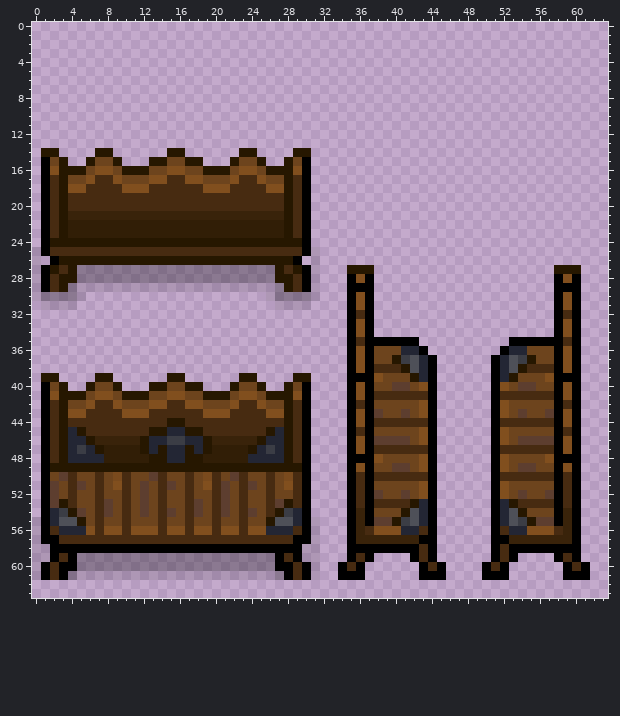
Pixel-art sprite -- src/main/resources/furniture_wip/dungeonbench.png. Above, as it was before the edit.
Colours within 5 levels of each other are drawn and written as one.
The result:
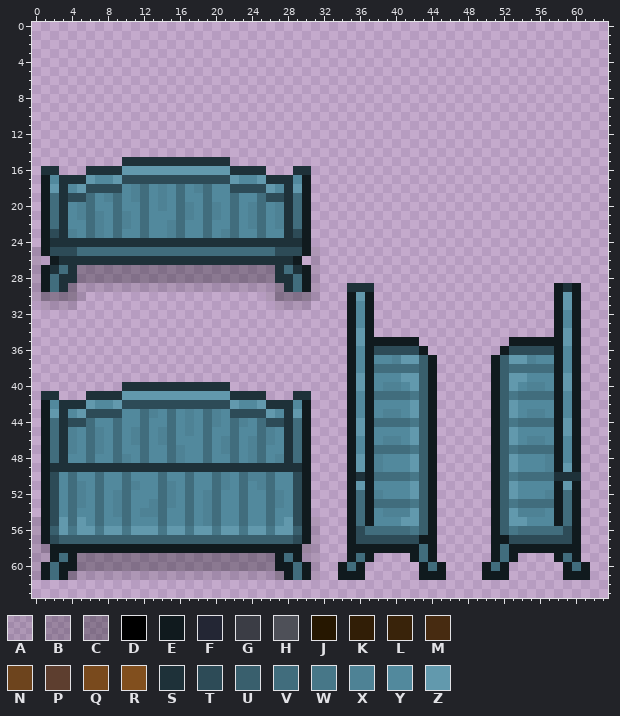
Palette (. is transparent): A #0000001d  B #00000037  C #0000004a  D #000000  E #101a1e  F #232634  G #3b3d45  H #4e5058  J #261700  K #311e06  L #39230a  M #472b11  N #6d441d  P #5d3e2f  Q #794a1d  R #814f1e  S #1e3139  T #2d4b57  U #395f6d  V #416d7d  W #477788  X #4e8295  Y #52899d  Z #6299ad
Changes in this commit:
file 128x128 -> 64x64 pixels (blocks of 2x2 -> 1x1; one block is one cell here)
Changed rows in their new state; - is an unchanged pixel.
first column x 1:
14 ..----..------..------..----..-------------------------------
15 ...--....SSSSSSSSSSSS....--...-------------------------------
16 SS...SSSSZZZZZZZZZZZZSSSS...SS-------------------------------
17 EYSSSZYYZTTTTTTTTTTTTZYYZSSSYE-------------------------------
18 EZSYZTTTTYXVYXYVYXVYYTTTTZYSZE-------------------------------
19 EVSTTVYXVYXVYXYVYYVYYVYYVTTSVE-------------------------------
20 EVSYXVYYVYYVYXYVXYVXYVYXVYXSVE-------------------------------
21 EVSYXVXYVXYVYYYVXYVXYVYXVYXSVE-------------------------------
22 EVSYYVXYVXYVYYXVYYVYYVYXVYXSVE-------------------------------
23 ETSXYVXYVYYVYYXVYYVYXVYYVYYSTE-------------------------------
24 ESSSSSSSSSSSSSSSSSSSSSSSSSSSSE-------------------------------
25 ETTTVVVVVVVVVVVVVVVVVVVVVVTTTE-------------------------------
26 -ESSSSSSSSSSSSSSSSSSSSSSSSSSE--------------------------------
27 ESVS----------------------SVSE----...--------------------...-
28 EVSS----------------------SSVE----...--------------------...-
29 EVS------------------------SVE----SSS--------------------ESE-
30 ----------------------------------EZE--------------------EZE-
31 ----------------------------------EYE--------------------EZE-
32 ----------------------------------EYE--------------------EYE-
33 ----------------------------------EYE--------------------EYE-
34 ----------------------------------EZE--------------------EZE-
35 ----------------------------------EZEEEEEE----------EEEEEEZE-
36 ----------------------------------EYETTTTTE--------ETTTTTEYE-
37 ----------------------------------EYEYYXZZUE------EUZZXYYEYE-
38 ----------------------------------EYEVVVVVUE------EUVVVVVEYE-
39 ..----..------..------..----..----EZEYYYZZUE------EUZZYYYEZE-
40 ...--....SSSSSSSSSSSS....--...----EZEYXXYZUE------EUZYXXYEZE-
41 SS...SSSSZZZZZZZZZZZZSSSS...SS----EYEVVVVWUE------EUWVVVVEYE-
42 EYSSSZYYZTTTTTTTTTTTTZYYZSSSYE----EYEYYYYZUE------EUZYYYYEYE-
43 EZSYZTTTTYYVXYVYXYVXYTTTTZYSZE----EYEYXXYZUE------EUZYXXYEYE-
44 EVSTTVYYVYYVYYVYXYVXYVXYVTTSVE----EZEVVVVWUE------EUWVVVVEZE-
45 EVSXYVXYVYXVYXVYXYVYYVYYVXYSVE----EZEYYYYZUE------EUZYYYYEZE-
46 EVSXYVXYVYXVYXVYYYVYXVYXVXYSVE----EYEYXXYZUE------EUZYXXYEYE-
47 EVSXYVXYVYYVYYVXYYVYXVYXVYYSVE----EYEVVVVWUE------EUWVVVVEYE-
48 EVSYYVYYVXYVYYVXYYVYYVYXVYXSVE----EZEXYYYZUE------EUZYYYXEYE-
49 ESSSSSSSSSSSSSSSSSSSSSSSSSSSSE----EZEXYYYZUE------EUZYYYXEZE-
50 ETYVYYVYYVYYYVYYVYYVXYVXXVYYTE----ESEVVVVWUE------EUWVVVVSSS-
51 ETYVXYVYYVXYYVXYVYYVXYVYXVYYTE----EZEYYYYZUE------EUZYYYYEZE-
52 ETYVXYVYXVYYYVXYVYXVYYVYYVXYTE----EVEXYYYZUE------EUZYYYXEVE-
53 ETYVXYVYXVYYXVXYVYXVYYVYYVXYTE----EVEVVVVWUE------EUWVVVVEVE-
54 ETYVYYVYXVYXXVYYVYXVYYVYYVYYTE----EVEYXXXZUE------EUZXXXYEVE-
55 ETZVZYVYYVYYYVYYVYXVYYVYYVYZTE----EVEYYYZZUE------EUZZYYYEVE-
56 EUZWZZWZZWZZZWZZWZZWZZWZZWZZUE----ETVVVVVWUE------EUWVVVVVTE-
57 ETUUUUUUUUUUUUUUUUUUUUUUUUUUTE----ETTTTTTTEE------EETTTTTTTE-
58 BEEEEEEEEEEEEEEEEEEEEEEEEEEEEB----EEEEEEEEVE------EVEEEEEEEE-
59 -EVE----------------------EVE-----EVE----EVE------EVE----EVE-
60 EVEE----------------------EEVE---EVE------EVE----EVE------EVE
61 EVE------------------------EVE---EEE------EEE----EEE------EEE
Changed places in both pictures, as pixel boxes (x1, y1, x2, y2):
changed: (41, 148, 590, 580)
